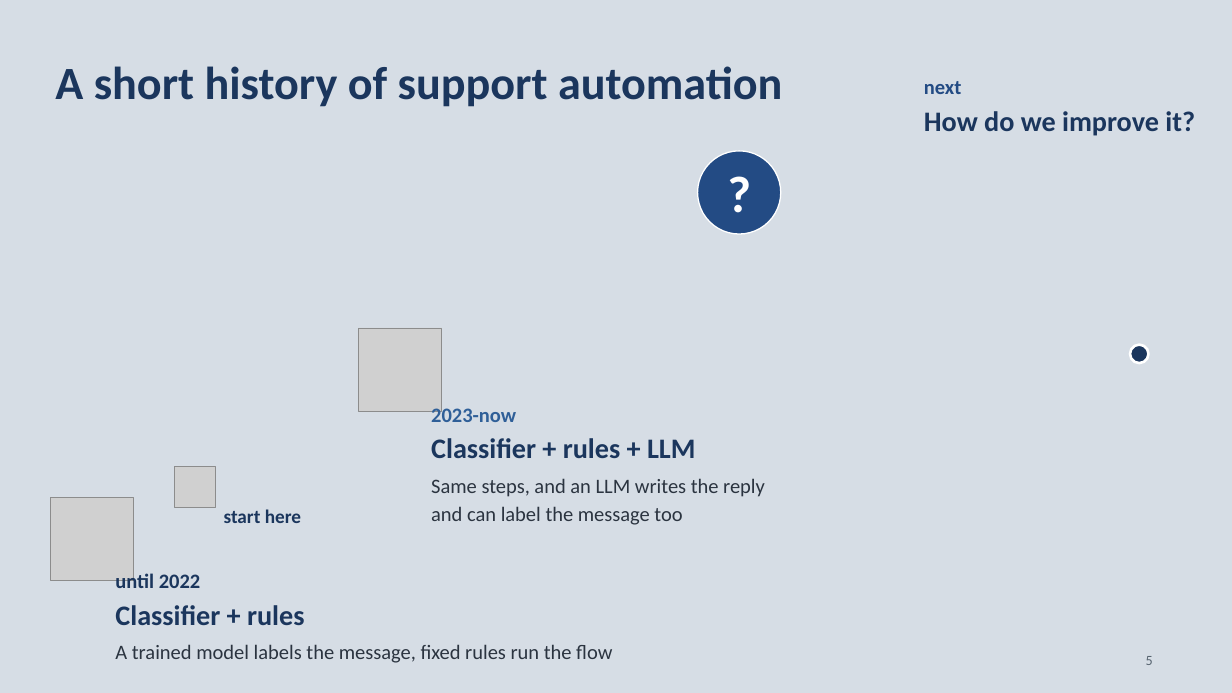
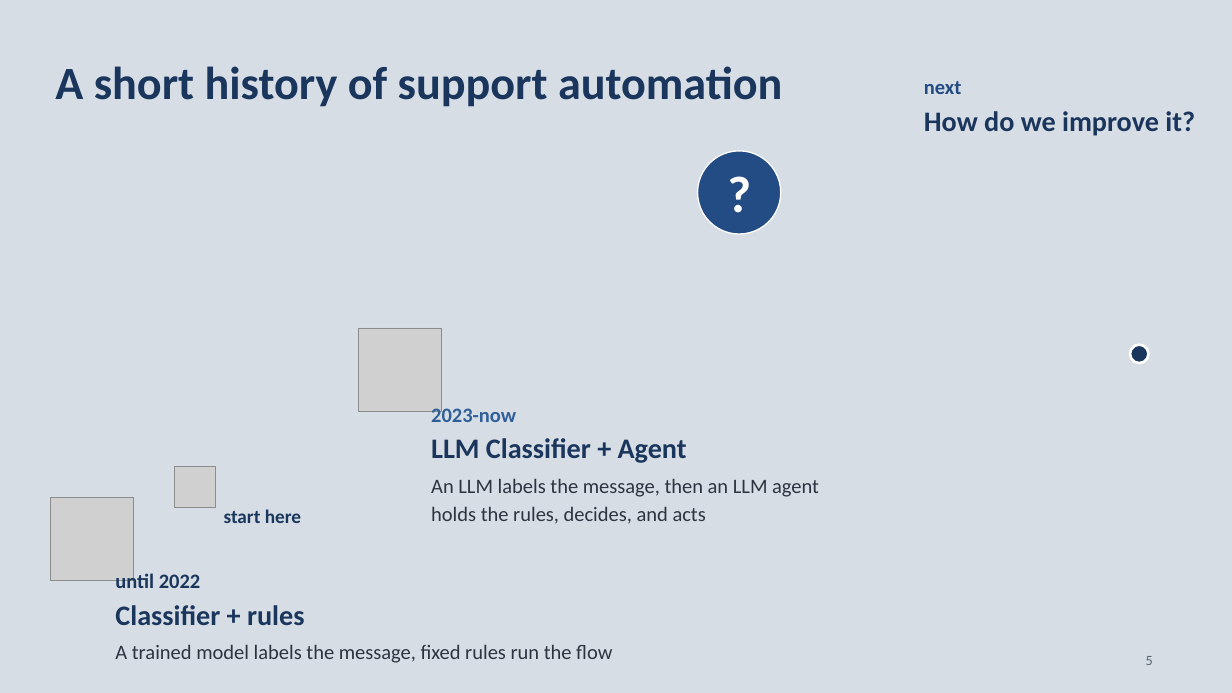
Before and after one commit to neilonthesky/english-presentation, a slide deck: slide 5 of slides/deck.pptx. Drawn at 1232x693 pixels with LibreOffice and Linux fonts; fonts in the diff are those of the drawing; grey boxes stand for pictures; background and template pictures are left out. Boxes give left, top, right and bottom in pixels: in the first picture for what was removed or moved away, otherwise in the second. Text is boxed around its words. In the diff, an @@ line names an element or a change of style, - is before the commit and + after.

```diff
--- a/slides/deck.pptx
+++ b/slides/deck.pptx
@@ text at (431,438,687,463): text changed @@
-Classifier + rules + LLM
+LLM Classifier + Agent
@@ text at (431,478,819,497): text changed @@
-Same steps, and an LLM writes the reply
+An LLM labels the message, then an LLM agent
@@ text at (431,506,706,524): text changed @@
-and can label the message too
+holds the rules, decides, and acts
```
Also in this commit, not shown: 18 other slides changed, 1 slide added, 5 slides removed, 9 other files.
